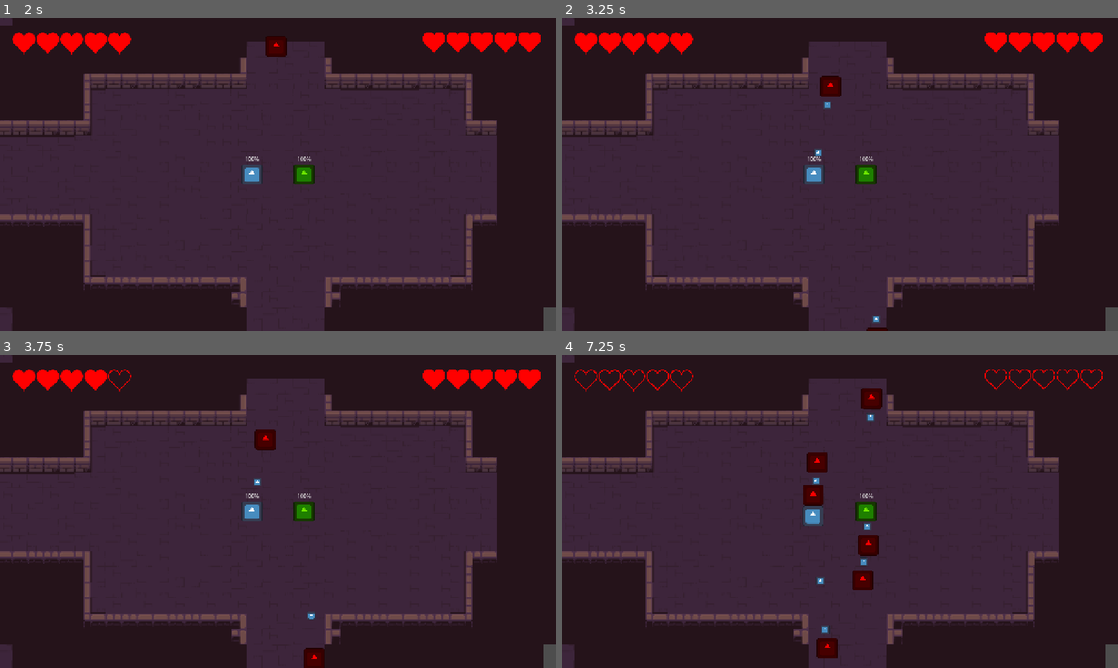
Above: before the commit, frames 1-4 (two rows, left to right).
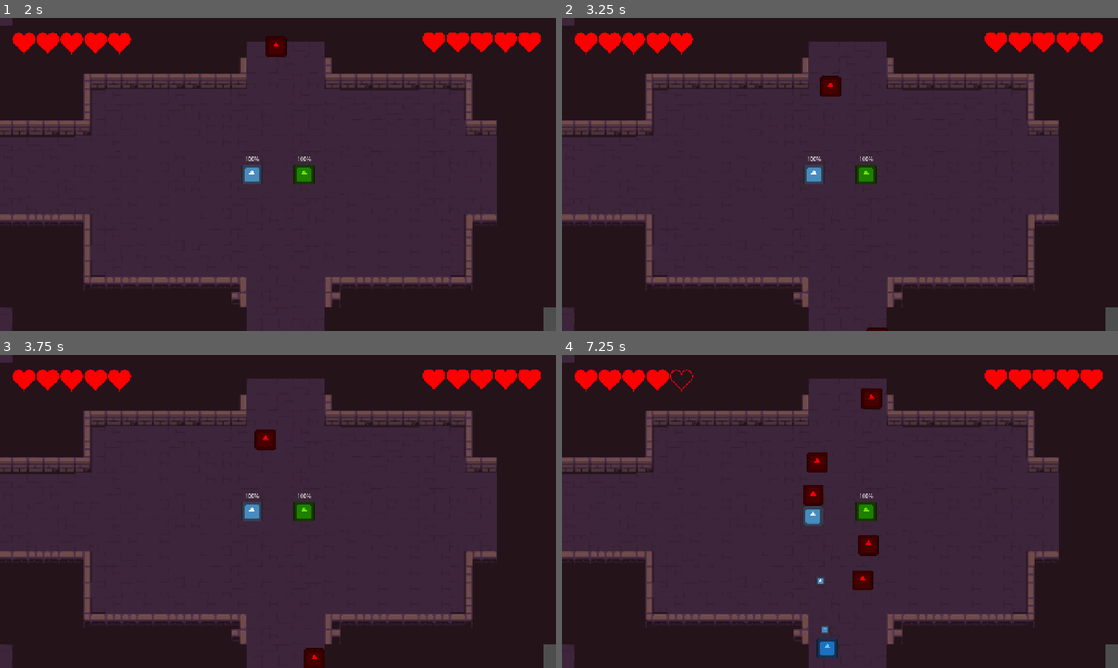
Above: after the commit, the same moments.

Repository: Herovero/CandlesOut
Game: Godot game, scene res://Scenes/main.tscn
The game is run twice, just before and just after one commit, with the same random seed, the same clock (stepped at 60 frames per second) and the same inputs. The engine's default icon, where the game draws it, is replaced by a stand-in: a white triangle on a blue panel in a dark square.
Inputs:
- Up to frame 1 (2 s): tap Enter at 0.5 s; tap Space at 1.25 s
- Up to frame 2 (3.25 s): no input
- Up to frame 3 (3.75 s): no input
- Up to frame 4 (7.25 s): no input

Frame 1 is identical in both runs. In frame 2, less than 0.1% of the frame differs, in the area x 45-58%, y 26-98%; in frame 3, 0.2%; in frame 4, 1.7%, in the area x 2-98%, y 4-97%.

Commit message:
feat: deprecate base enemy shoot logic, extend to ranged, maintain distance

Diff:
--- /dev/null
+++ b/Scenes/enemy_ranged.tscn
@@ -0,0 +1,31 @@
+[gd_scene format=3]
+
+[ext_resource type="Script" path="res://Scripts/enemy_ranged.gd" id="1_script"]
+[ext_resource type="Texture2D" path="res://icon.svg" id="2_icon"]
+
+[sub_resource type="RectangleShape2D" id="RectangleShape2D_body"]
+size = Vector2(64, 64)
+
+[sub_resource type="RectangleShape2D" id="RectangleShape2D_hitbox"]
+size = Vector2(68, 68)
+
+[node name="EnemyRanged" type="CharacterBody2D" groups=["Enemies"]]
+script = ExtResource("1_script")
+
+[node name="Sprite2D" type="Sprite2D" parent="."]
+self_modulate = Color(0.4, 0.8, 1, 1)
+scale = Vector2(0.5, 0.5)
+texture = ExtResource("2_icon")
+
+[node name="CollisionShape2D" type="CollisionShape2D" parent="."]
+shape = SubResource("RectangleShape2D_body")
+
+[node name="Hitbox" type="Area2D" parent="."]
+
+[node name="CollisionShape2D" type="CollisionShape2D" parent="Hitbox"]
+shape = SubResource("RectangleShape2D_hitbox")
+
+[node name="AttackTimer" type="Timer" parent="."]
+one_shot = true
+
+[connection signal="body_entered" from="Hitbox" to="." method="_on_hitbox_body_entered"]
--- /dev/null
+++ b/Scripts/enemy_ranged.gd
@@ -0,0 +1,61 @@
+extends "res://Scripts/enemy_test.gd"
+
+@export var projectile_scene: PackedScene = preload("res://Scenes/projectile.tscn")
+@export var shoot_interval: float = 1.0
+@export var projectile_speed: float = 250.0
+@export var projectile_damage: float = 1.0
+@export var muzzle_offset: float = 24.0
+@export var preferred_distance: float = 220.0
+@export var distance_tolerance: float = 32.0
+
+var shoot_cooldown: float = 0.0
+var last_move_dir: Vector2 = Vector2.RIGHT
+
+
+func _physics_process(delta: float) -> void:
+	var target = find_closest_player()
+	var direction = Vector2.ZERO
+
+	if target:
+		var to_target = global_position.direction_to(target.global_position)
+		var distance = global_position.distance_to(target.global_position)
+
+		if distance > preferred_distance + distance_tolerance:
+			direction = to_target
+		elif distance < preferred_distance - distance_tolerance:
+			direction = -to_target
+
+	if direction != Vector2.ZERO:
+		last_move_dir = direction
+	elif target:
+		last_move_dir = global_position.direction_to(target.global_position)
+
+	var separation = compute_separation()
+	var move_velocity = (direction * SPEED) + separation
+	velocity = move_velocity + knockback_velocity
+	knockback_velocity *= 0.85
+
+	shoot_cooldown -= delta
+	if target and shoot_cooldown <= 0.0:
+		shoot_projectile()
+		shoot_cooldown = shoot_interval
+
+	move_and_slide()
+
+
+func shoot_projectile() -> void:
+	if projectile_scene == null:
+		return
+
+	var projectile = projectile_scene.instantiate()
+	projectile.global_position = global_position + (last_move_dir * muzzle_offset)
+	projectile.direction = last_move_dir
+	projectile.speed = projectile_speed
+	projectile.damage = projectile_damage
+	projectile.owner_group = "Enemies"
+	projectile.target_group = "Players"
+	get_tree().current_scene.add_child(projectile)
+
+
+func _on_hitbox_body_entered(_body):
+	return
--- a/Scripts/enemy_test.gd
+++ b/Scripts/enemy_test.gd
@@ -5,17 +5,10 @@
 const SEPARATION_FORCE: float = 200.0
 
 @export var damage_amount: float = 1.0
-@export var projectile_scene: PackedScene = preload("res://Scenes/projectile.tscn")
-@export var shoot_interval: float = 1.0
-@export var projectile_speed: float = 250.0
-@export var projectile_damage: float = 1.0
-@export var muzzle_offset: float = 24.0
 @export var max_hp: float = 5.0
 
 var hp: float = 5.0
 var knockback_velocity: Vector2 = Vector2.ZERO
-var shoot_cooldown: float = 0.0
-var last_move_dir: Vector2 = Vector2.RIGHT
 
 
 func _ready() -> void:
@@ -29,19 +22,11 @@
 	if target:
 		direction = global_position.direction_to(target.global_position)
 
-	if direction != Vector2.ZERO:
-		last_move_dir = direction
-
 	var separation = compute_separation()
 
 	var move_velocity = (direction * SPEED) + separation
 	velocity = move_velocity + knockback_velocity
 	knockback_velocity *= 0.85
-
-	shoot_cooldown -= delta
-	if target and shoot_cooldown <= 0.0:
-		shoot_projectile()
-		shoot_cooldown = shoot_interval
 
 	move_and_slide()
 
@@ -82,20 +67,6 @@
 
 	return push
 
-func shoot_projectile() -> void:
-	if projectile_scene == null:
-		return
-
-	var projectile = projectile_scene.instantiate()
-	projectile.global_position = global_position + (last_move_dir * muzzle_offset)
-	projectile.direction = last_move_dir
-	projectile.speed = projectile_speed
-	projectile.damage = projectile_damage
-	projectile.owner_group = "Enemies"
-	projectile.target_group = "Players"
-	get_tree().current_scene.add_child(projectile)
-
-
 func take_damage(amount: float) -> void:
 	hp = clamp(hp - amount, 0.0, max_hp)
 	if hp <= 0.0:
--- a/Scripts/spawner.gd
+++ b/Scripts/spawner.gd
@@ -2,9 +2,11 @@
 
 
 @onready var enemy = preload("res://Scenes/enemy_test.tscn")
+@onready var ranged_enemy = preload("res://Scenes/enemy_ranged.tscn")
 @onready var spawn_area = $Area2D/CollisionShape2D
 @export var min_x: float = 0
 @export var min_y: float = 0
+@export var ranged_spawn_chance: float = 0.35
 
 var wave_ref = null
 # Called when the node enters the scene tree for the first time.
@@ -44,7 +46,11 @@
 		spawn_one(enemy_toSpawn)
 
 func spawn_one(enemy_toSpawn):
-	var ene = enemy_toSpawn.instantiate()
+	var scene_to_spawn = enemy_toSpawn
+	if enemy_toSpawn == enemy and randf() < ranged_spawn_chance:
+		scene_to_spawn = ranged_enemy
+
+	var ene = scene_to_spawn.instantiate()
 	ene.position = get_random_spawn_position()
 	get_tree().current_scene.add_child(ene)
 	# tell wave manager when this enemy dies
Not shown, added: Scripts/enemy_ranged.gd.uid
Not shown, added: docs/plan3.md
